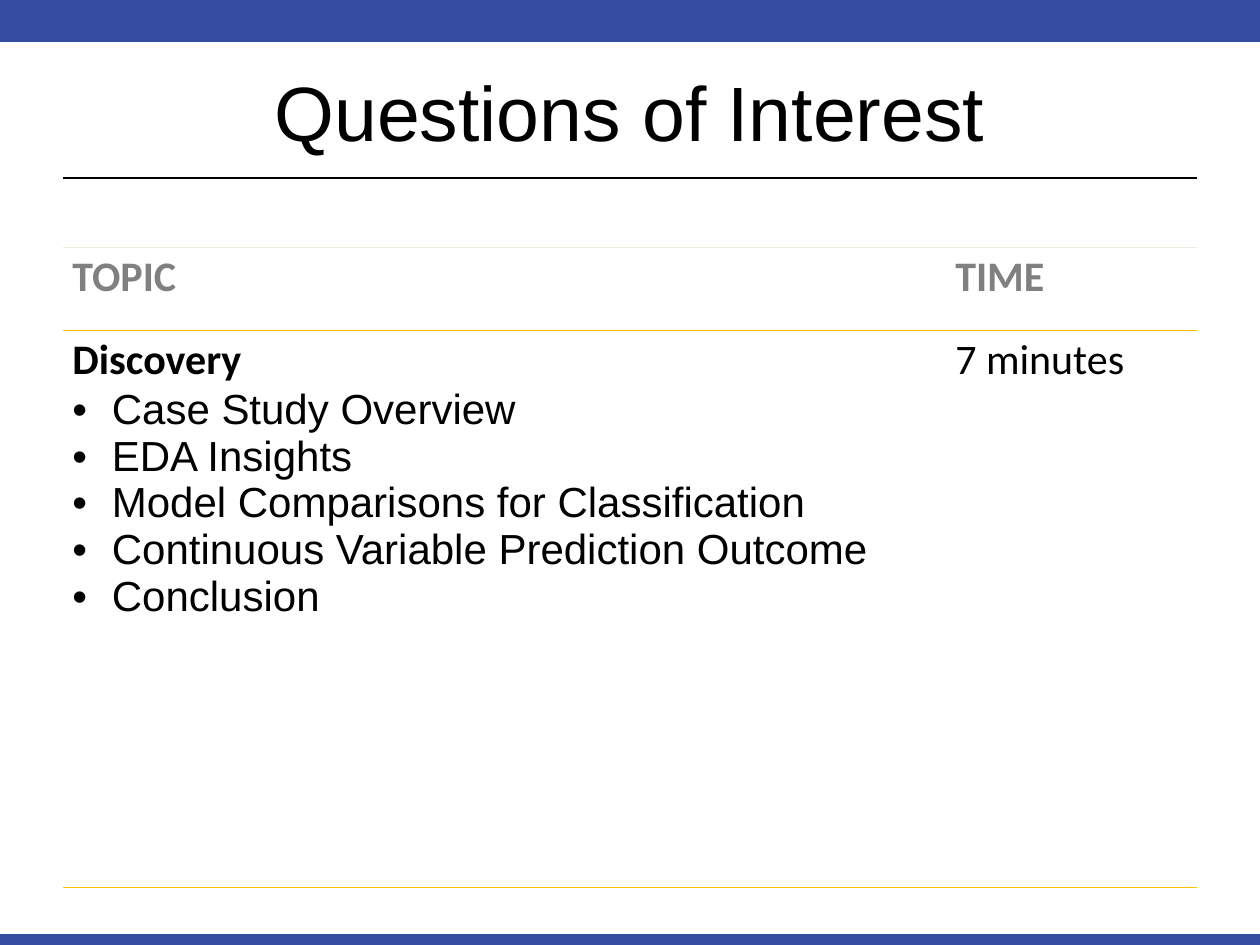
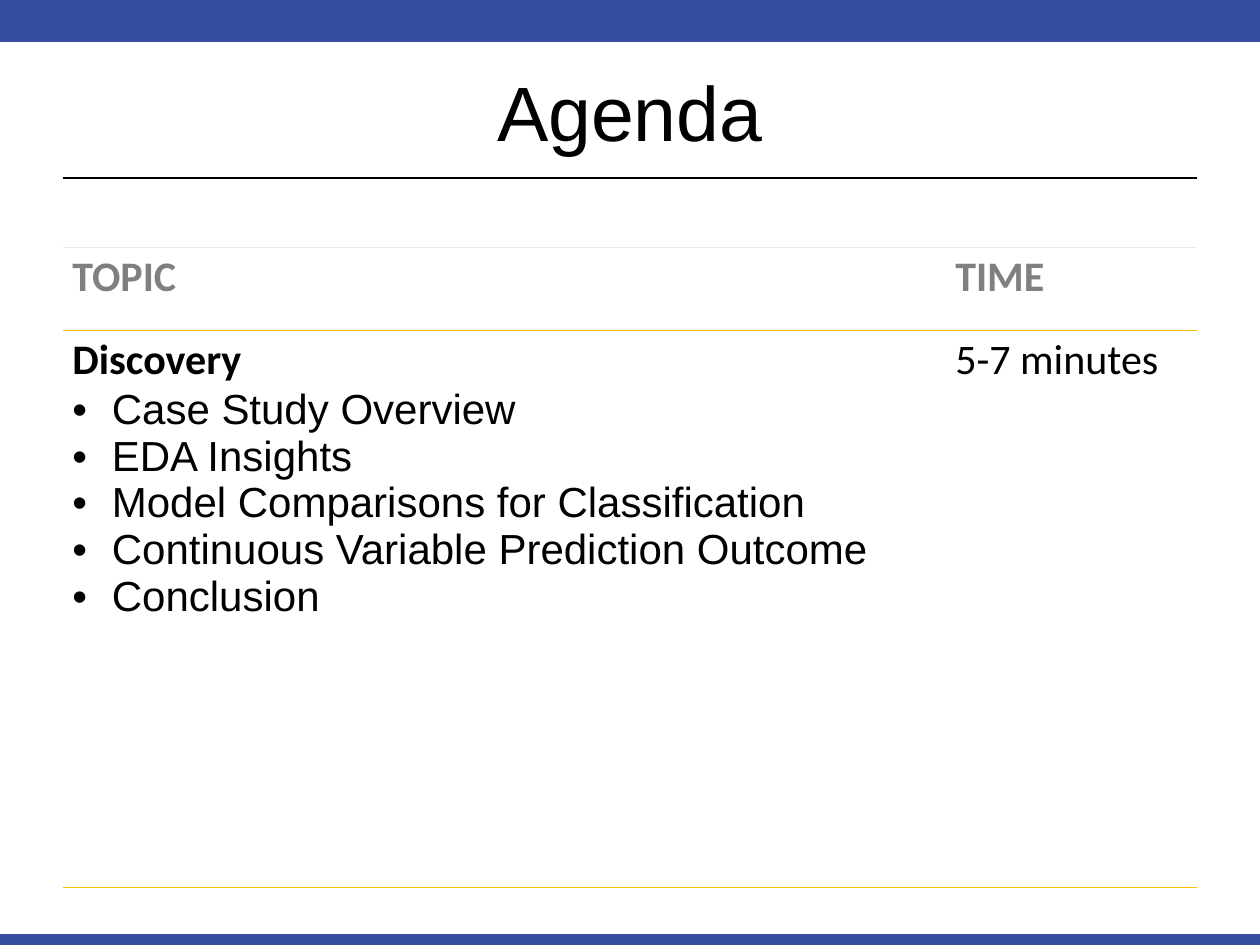
Before and after one commit to RobinsonCW/CaseStudy2DDS, a slide deck: slide 2 of presentations/DS6306_Proj2_Final_Presentation.pptx. Drawn at 1260x945 pixels with LibreOffice and Linux fonts; fonts in the diff are those of the drawing. Boxes give left, top, right and bottom in pixels: in the first picture for what was removed or moved away, otherwise in the second. Text is boxed around its words. In the diff, an @@ line names an element or a change of style, - is before the commit and + after.

```diff
--- a/presentations/DS6306_Proj2_Final_Presentation.pptx
+++ b/presentations/DS6306_Proj2_Final_Presentation.pptx
@@ title at (497,85,762,155): text changed @@
-Questions of Interest
+Agenda
@@ table at (63,247,1197,887) @@
-row 2, column 2: 7 minutes
+row 2, column 2: 5-7 minutes
```
Also in this commit, not shown: 4 other slides changed, 2 slides added.
